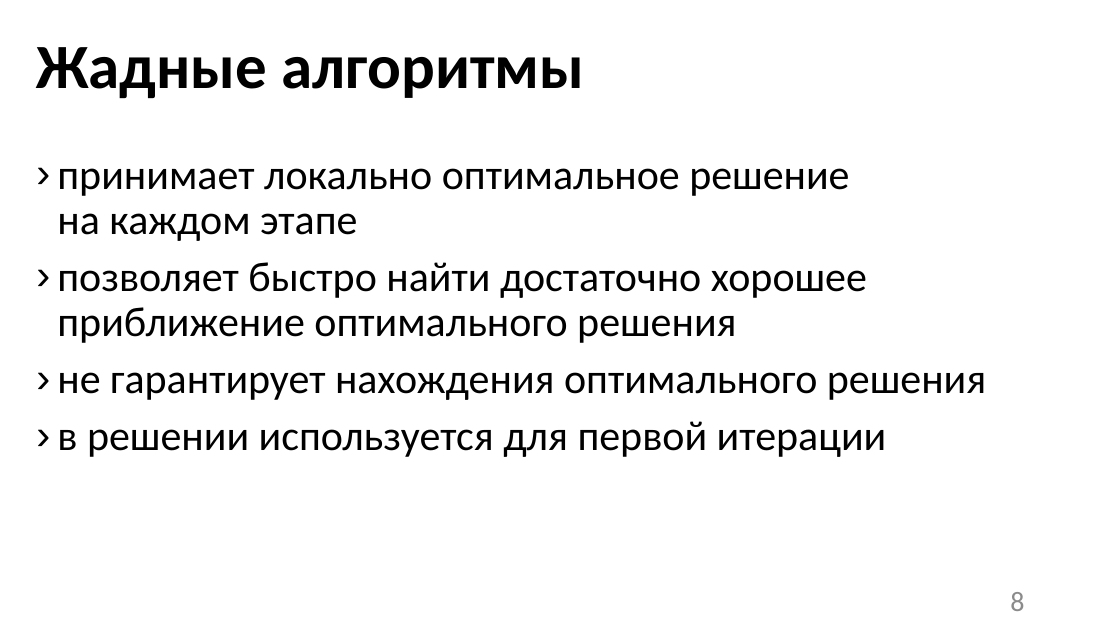
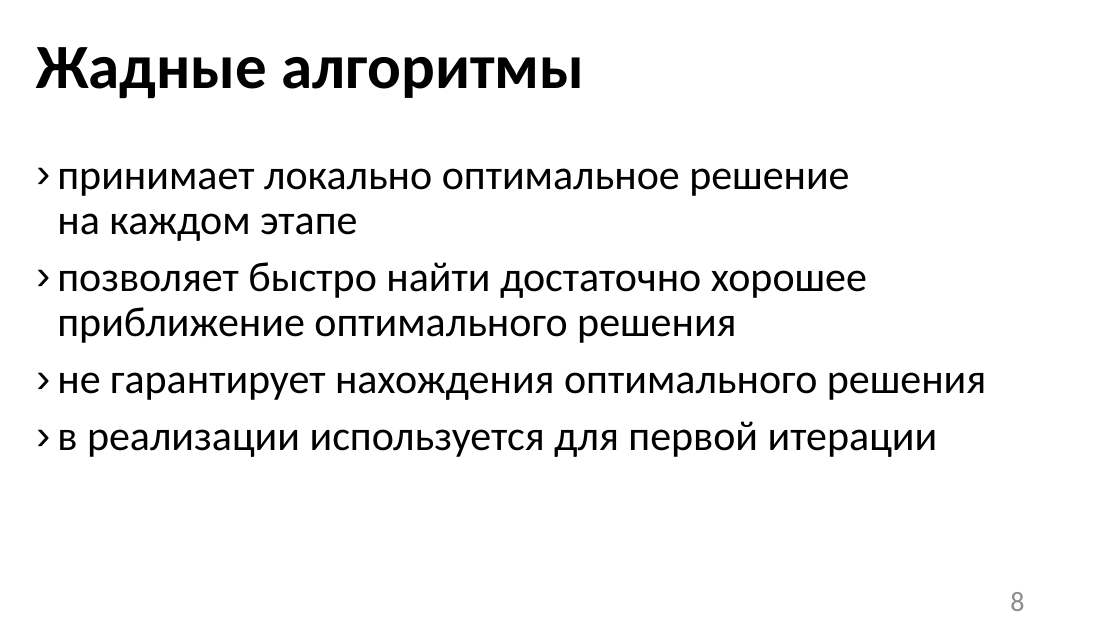
Before and after one commit to Mellcorn/hakerton, a slide deck: slide 8 of globuly.pptx. Drawn at 1120x630 pixels with LibreOffice and Linux fonts; fonts in the diff are those of the drawing; background and template pictures are left out. Boxes give left, top, right and bottom in pixels: in the first picture for what was removed or moved away, otherwise in the second. Text is boxed around its words. In the diff, an @@ line names an element or a change of style, - is before the commit and + after.

Commit message:
Update presentation

```diff
--- a/globuly.pptx
+++ b/globuly.pptx
@@ text at bbox=[57, 421, 938, 457]: text changed @@
-› в решении используется для первой итерации
+› в реализации используется для первой итерации
```
Also in this commit, not shown: 1 other file.
